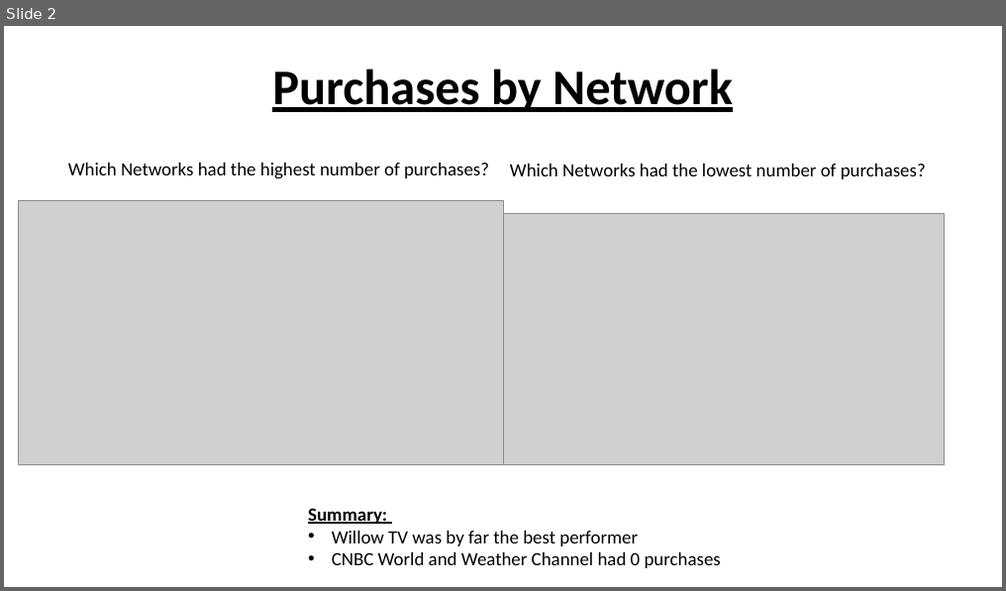
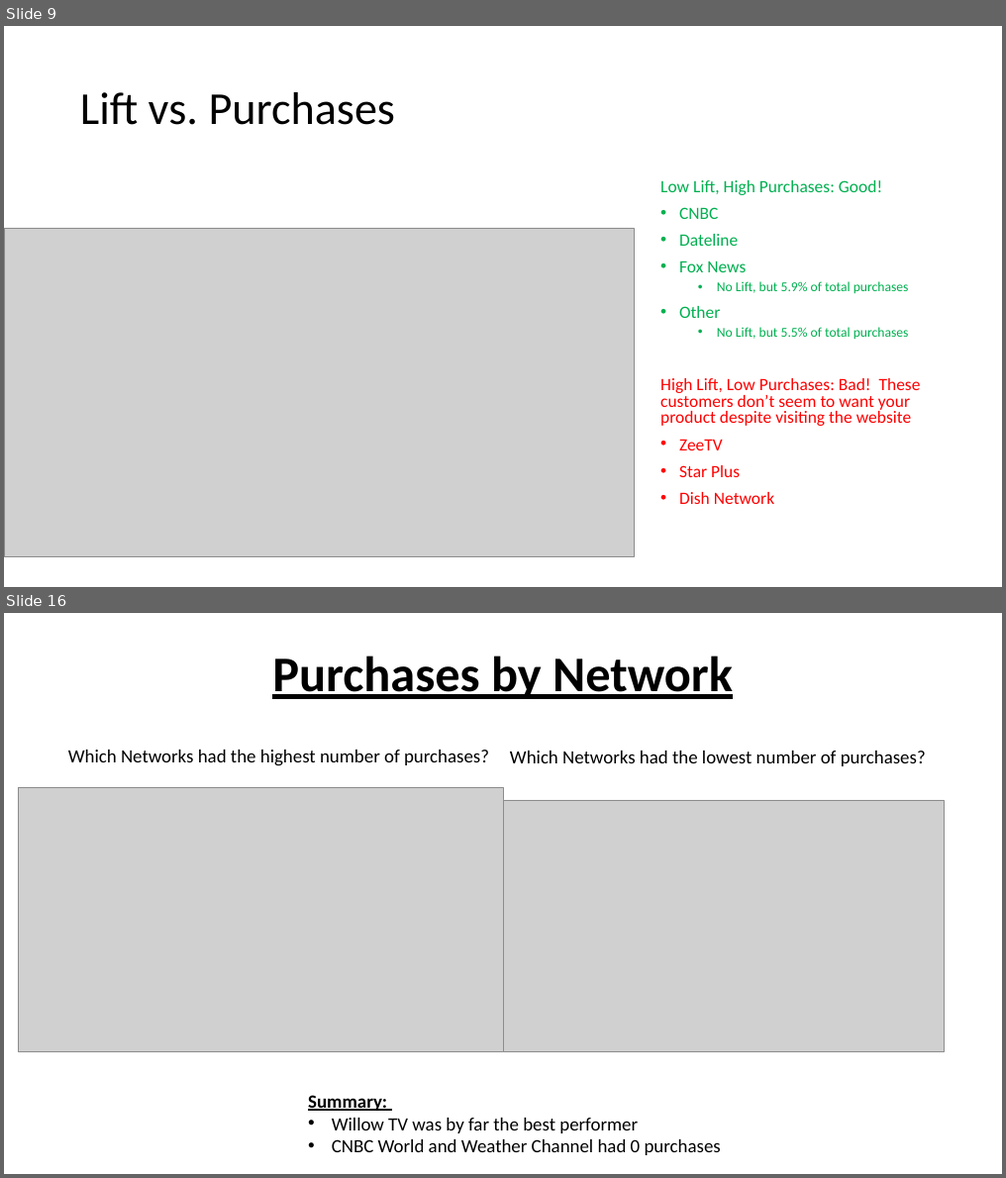
Before and after one commit to papir805/telepulse_ad_campaign_report, a slide deck: companyxyz_presentation.pptx. Shown one above the other, each under a label of ours: slide 2 before the commit, slides 9 and 16 after it; the slides between them are not shown. The pictures are 1006x591 and 1006x1178 pixels, drawn with LibreOffice and Linux fonts; fonts in the diff are those of the drawing; grey boxes stand for pictures. Boxes give left, top, right and bottom in pixels: in the first picture for what was removed or moved away, otherwise in the second. Text is boxed around its words. In the diff, an @@ line names an element or a change of style, - is before the commit and + after.

```diff
--- a/companyxyz_presentation.pptx
+++ b/companyxyz_presentation.pptx
@@ slide 9 added at box(4, 26, 1002, 587), background #FFFFFF @@
@@ title added at box(80, 92, 395, 125), 44 pt, text #000000 @@
+Lift vs. Purchases
@@ text added at box(660, 180, 921, 504), 16.6 pt, text #FF0000 @@
+Low Lift, High Purchases: Good!
+• CNBC
+• Dateline
+• Fox News
+  • No Lift, but 5.9% of total purchases
+• Other
+  • No Lift, but 5.5% of total purchases
+High Lift, Low Purchases: Bad! These customers don’t seem to want your product despite visiting the website
+• ZeeTV
+• Star Plus
+• Dish Network
@@ picture added at box(4, 228, 635, 558) @@
@@ what was slide 2 is now slide 16 @@
```
Also in this commit, not shown: 1 slide changed, 13 other slides added, 1 slide removed, 10 other files.
